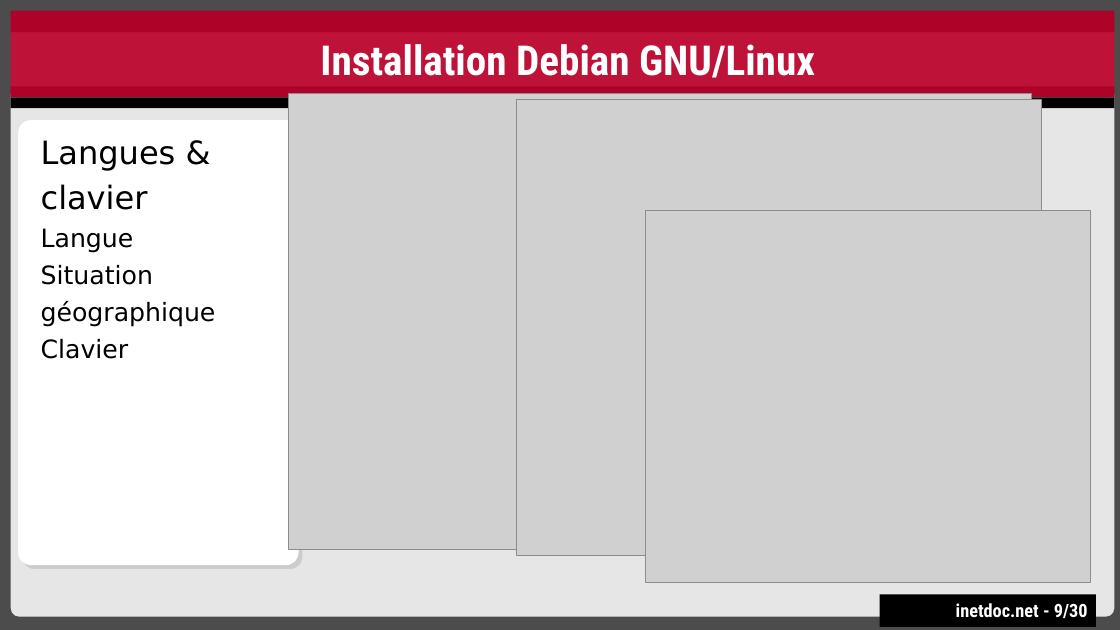
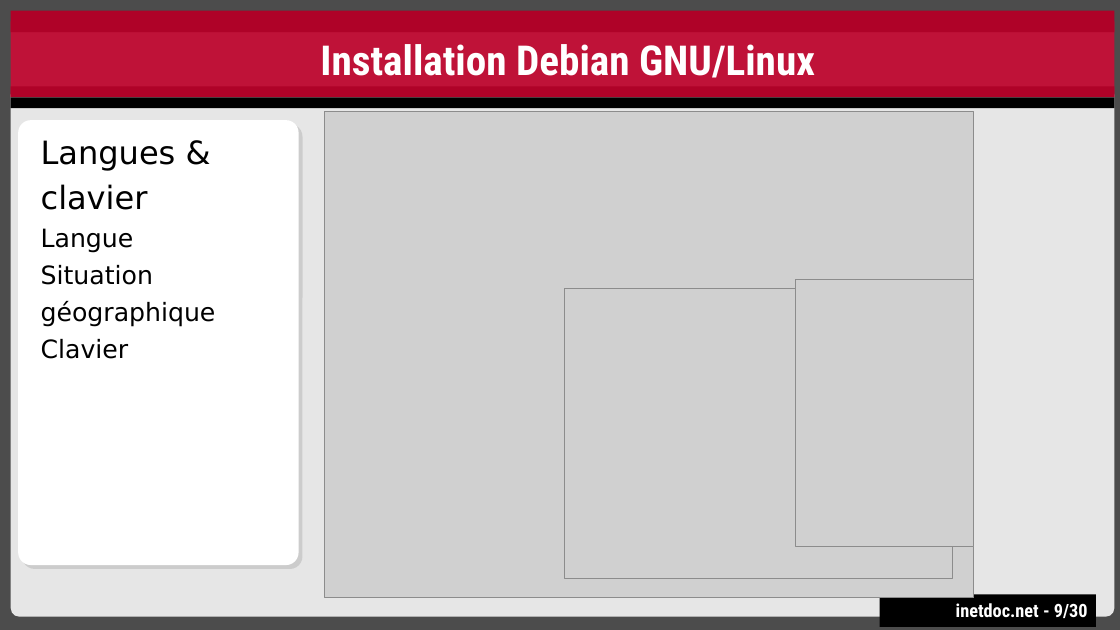
Before and after one commit to platu/inetdoc, a slide deck: slide 9 of presentations/sysadm-base-2/sysadm-base-2.odp. Drawn at 1120x630 pixels with LibreOffice and Linux fonts; fonts in the diff are those of the drawing; grey boxes stand for pictures. Boxes give left, top, right and bottom in pixels: in the first picture for what was removed or moved away, otherwise in the second. Text is boxed around its words. In the diff, an @@ line names an element or a change of style, - is before the commit and + after.

```diff
--- a/presentations/sysadm-base-2/sysadm-base-2.odp
+++ b/presentations/sysadm-base-2/sysadm-base-2.odp
@@ picture: place and size @@
-picture at <box>289,93,1031,550</box>
+picture at <box>325,111,974,597</box>
@@ picture: place and size @@
-picture at <box>516,99,1041,556</box>
+picture at <box>565,288,953,578</box>
@@ picture: place and size @@
-picture at <box>645,210,1090,582</box>
+picture at <box>795,280,974,547</box>
```
Also in this commit, not shown: 3 other slides changed.
